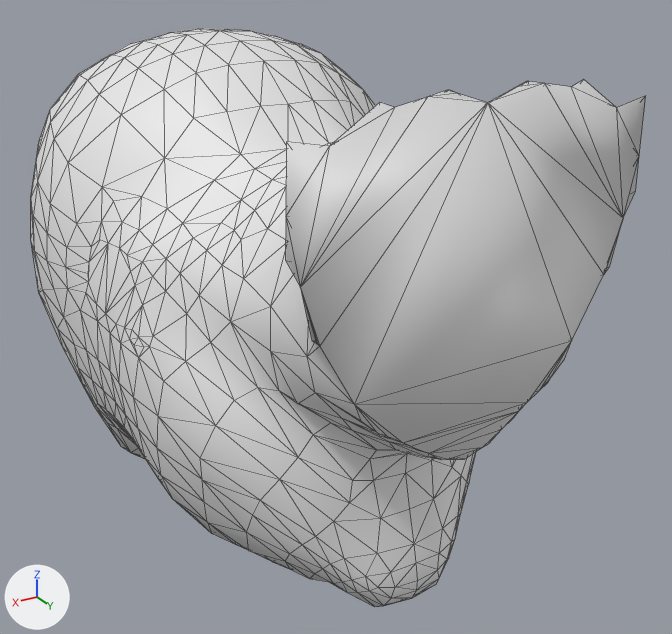
Renders of the OBJ model _assets/_models/08/Face_lores.obj from each side of a commit.
Both versions are drawn from a 50 mm lens placed at (0.147, 0.174, 0.04), pointed at (-0.02, -0.104, -0.099). The axes (+X, +Y, +Z) are drawn at lower left. The lights are the same throughout. Mesh edges are drawn as thin lines. Where no turn or scale is listed for an object, it has been applied to the vertices.

Names of what the first picture shows: 'Head_Plane.000'.
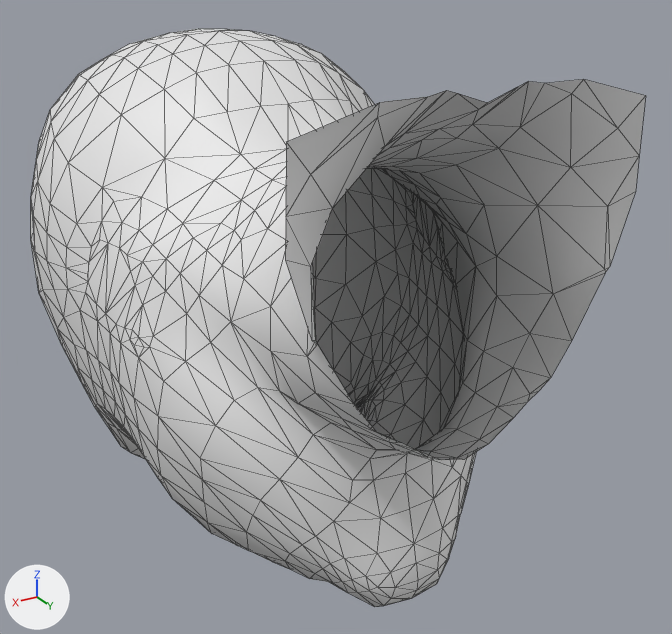
The newer file is also turned or shifted as a whole; pictures and numbers use the older file's frame.

Pixel boxes (x1, y1, x2, y2) of what changed, in the pictures (672 x 634 px):
part 1 of me_head_plane_000, cut back
    before: (285, 79, 646, 460)
    after: (387, 90, 457, 145)

The change, as a diff of the scene's bpy script:
```diff
--- a/_assets/_models/08/Face_lores.obj.py
+++ b/_assets/_models/08/Face_lores.obj.py
@@ me_head_plane_000 @@
 # used by ob_head_plane_000; location = (0.0, 0.0, 0.0)
-me_head_plane_000.from_pydata(...)  # 1510 vertices, 3016 faces; spans x -0.074..0.074, y -0.235..0.0, z -0.196..0.003
+me_head_plane_000.from_pydata(...)  # 1490 vertices, 2946 faces; spans x -0.074..0.074, y -0.235..0.0, z -0.196..0.003
+# me_head_plane_000 part 1: 1 vertex moved within x 0.012, y 0.0, z 0.003; 20 vertices removed from x -0.052..0.052, y 0.0, z -0.098..0.003
```
